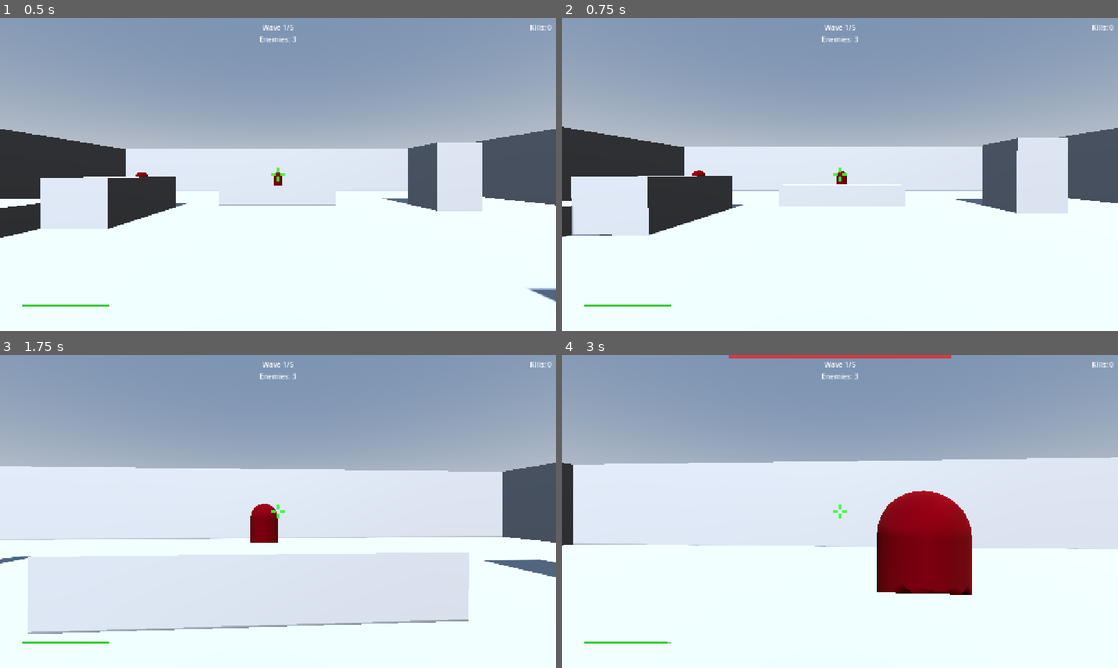
Above: before the commit, frames 1-4 (two rows, left to right).
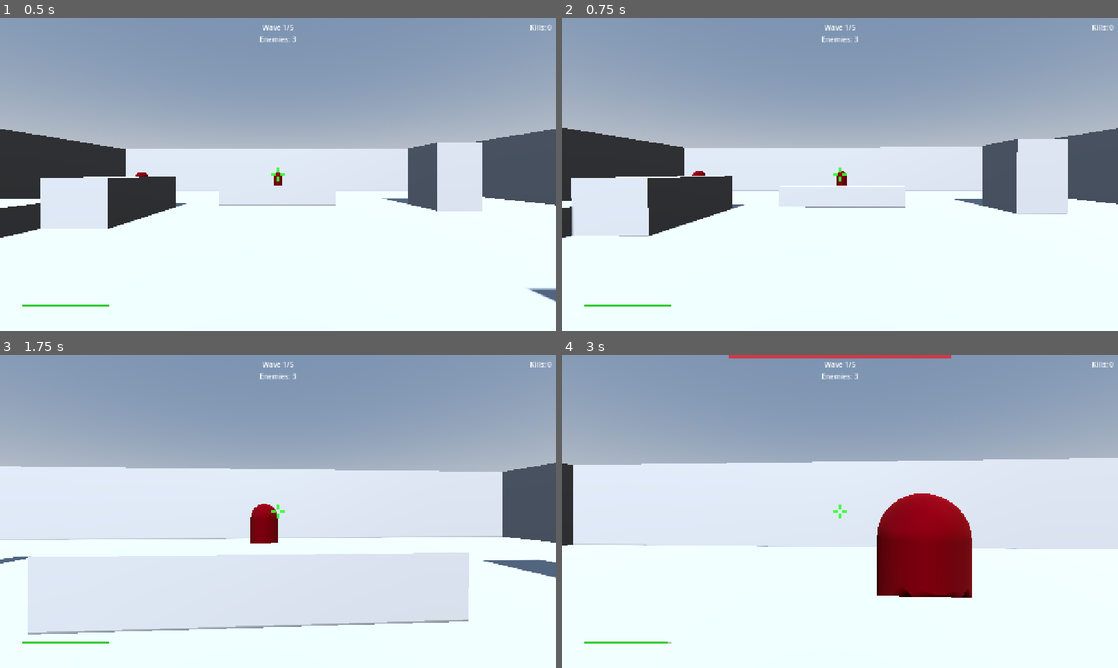
Above: after the commit, the same moments.

Repository: yarlson/hollows
Game: Godot game, scene res://scenes/levels/arena.tscn
Same seed, same stepped clock (60 frames per second), same inputs: the game is played once before the commit and once after it.
Inputs (mouse positions are in pixels of both pictures, inside the frame that each line leads up to):
- Up to frame 1 (0.5 s): no input
- Up to frame 2 (0.75 s): tap Enter at 0.5 s; move the mouse to (834, 180) at 0.52 s; press the mouse at (834, 180) at 0.53 s; hold W (move_forward) from 0.53 s (still down)
- Up to frame 3 (1.75 s): keep holding W (move_forward); tap Space (jump) at 0.77, 1.52 s; move the mouse to (316, 514) at 1.27 s; release the mouse at (316, 514) at 1.28 s; click (316, 514) at 1.35 s
- Up to frame 4 (3 s): move the mouse to (795, 508) at 2.02 s; press the mouse at (795, 508) at 2.03 s; move the mouse to (845, 511) at 2.77 s; release W (move_forward) at 2.78 s; release the mouse at (845, 511) at 2.78 s; hold A (move_left) from 2.78 s (still down); click (845, 511) at 2.85 s

Frame 1 is identical in both runs. In frame 2, 0.6% of the frame differs, in the area x 0-100%, y 34-71%; in frame 3, 0.4%; in frame 4, 0.7%, in the area x 0-100%, y 32-78%.

Commit message:
Add camera kick recoil and head bob to enhance shooting impact feel and grounded movement feedback, with smooth frame-rate-independent recovery preventing permanent aim drift while providing immersive player physicality through sine-based vertical oscillation during ground movement

Diff:
--- a/scenes/player/player.gd
+++ b/scenes/player/player.gd
@@ -20,6 +20,9 @@
 var _gravity: float = ProjectSettings.get_setting("physics/3d/default_gravity")
 var _mouse_captured: bool = true
 var _can_shoot: bool = true
+var _recoil_recovery: float = 0.0
+var _bob_time: float = 0.0
+var _head_base_y: float = 0.0
 
 @onready var _head: Node3D = $Head
 @onready var _raycast: RayCast3D = $Head/Camera3D/RayCast3D
@@ -31,6 +34,7 @@
 
 func _ready() -> void:
 	Input.mouse_mode = Input.MOUSE_MODE_CAPTURED
+	_head_base_y = $Head.position.y
 	_raycast.enabled = true
 	_shoot_sfx.stream = _make_noise(0.06, 4000.0, 0.4)
 	_hurt_sfx.stream = _make_noise(0.12, 800.0, 0.5)
@@ -83,6 +87,19 @@
 
 	move_and_slide()
 
+	if _recoil_recovery > 0.0:
+		var recovery := minf(_recoil_recovery, deg_to_rad(15.0) * delta)
+		_head.rotation.x -= recovery
+		_recoil_recovery -= recovery
+		_head.rotation.x = clampf(_head.rotation.x, deg_to_rad(-89.0), deg_to_rad(89.0))
+
+	if is_on_floor() and velocity.length() > 0.5:
+		_bob_time += delta * 12.0
+		_head.position.y = _head_base_y + sin(_bob_time) * 0.03
+	else:
+		_bob_time = 0.0
+		_head.position.y = lerpf(_head.position.y, _head_base_y, 10.0 * delta)
+
 
 func take_damage(amount: int, source_position := Vector3.INF) -> void:
 	if _health <= 0:
@@ -113,6 +130,8 @@
 			hit_landed.emit()
 	_flash_muzzle()
 	_shoot_sfx.play()
+	_head.rotation.x += deg_to_rad(1.5)
+	_recoil_recovery = deg_to_rad(1.5)
 	await get_tree().create_timer(FIRE_RATE).timeout
 	_can_shoot = true
 
Not shown, changed: docs/context/practices.md
Not shown, changed: docs/context/summary.md
Not shown, changed: docs/context/terminology.md
